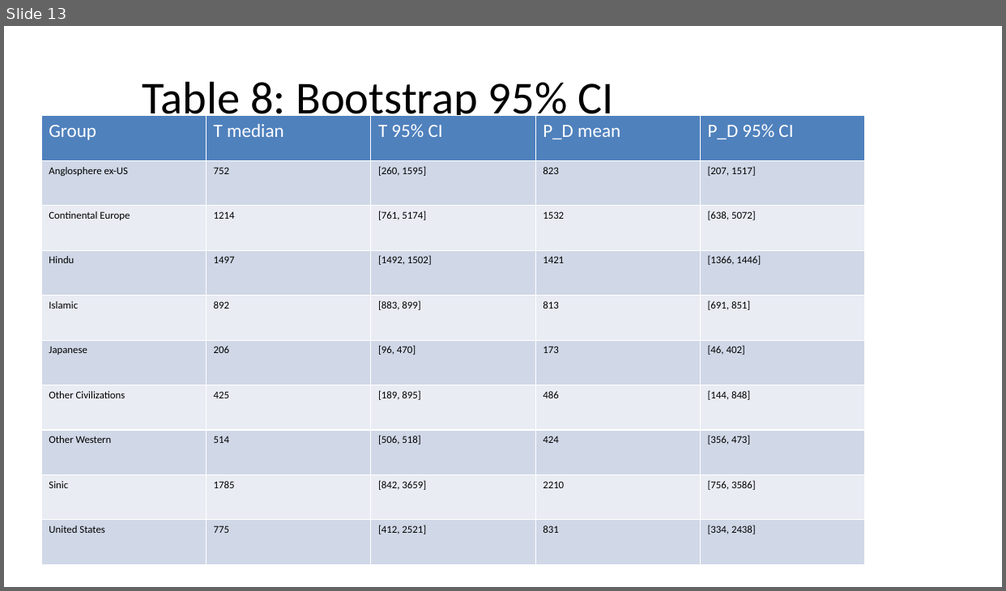
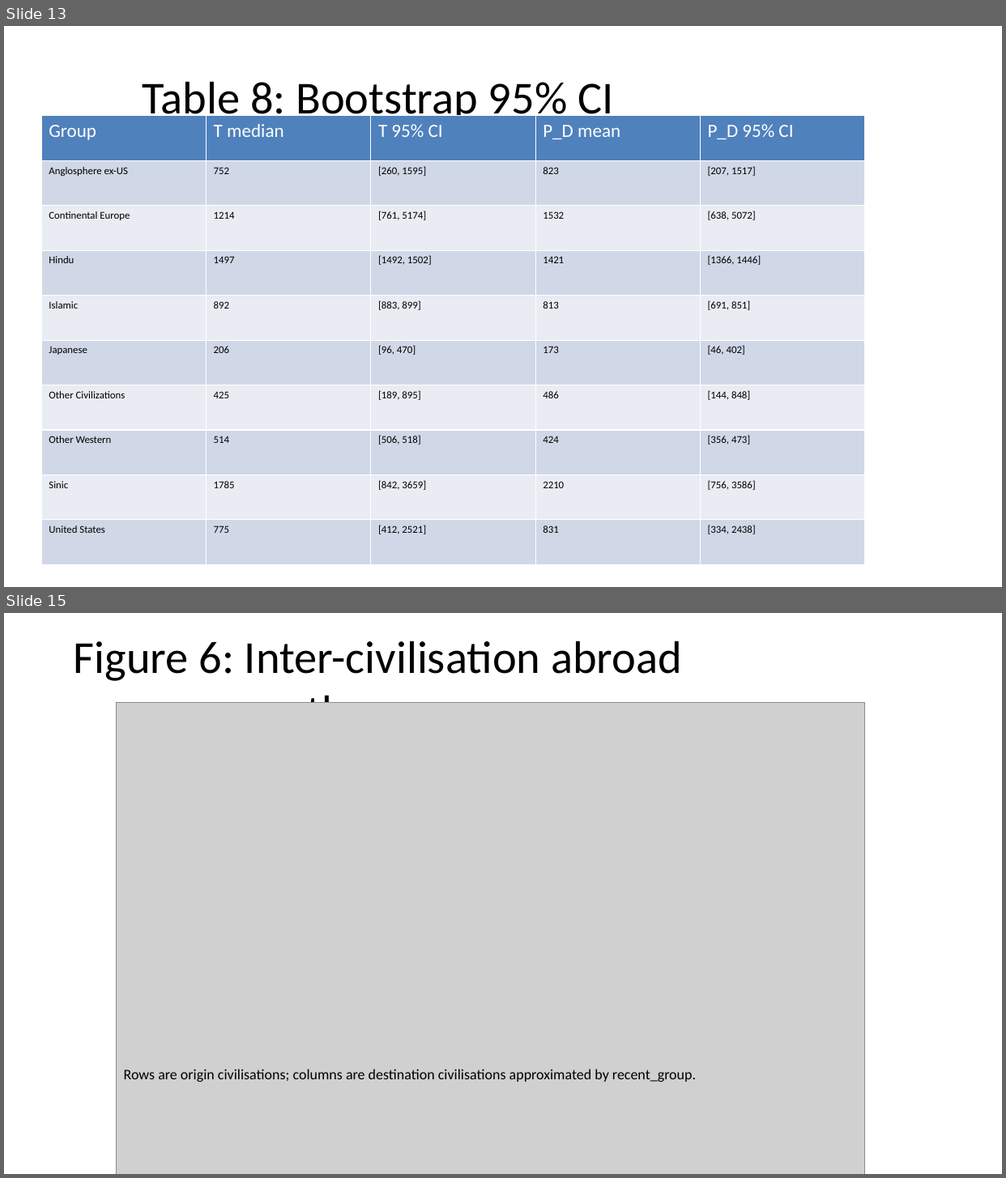
Before and after one commit to bougtoir/heat-accidents-mortality, a slide deck: researcher_mobility_ode/docs/manuscript_full_article_figures.pptx. Shown one above the other, each under a label of ours: slide 13 before the commit, slides 13 and 15 after it; the slides between them are not shown. The pictures are 1006x591 and 1006x1178 pixels, drawn with LibreOffice and Linux fonts; fonts in the diff are those of the drawing; grey boxes stand for pictures. Boxes give left, top, right and bottom in pixels: in the first picture for what was removed or moved away, otherwise in the second. Text is boxed around its words. In the diff, an @@ line names an element or a change of style, - is before the commit and + after.

```diff
--- a/researcher_mobility_ode/docs/manuscript_full_article_figures.pptx
+++ b/researcher_mobility_ode/docs/manuscript_full_article_figures.pptx
@@ slide 15 added at bbox=[4, 613, 1002, 1174], background #FFFFFF @@
@@ title added at bbox=[74, 641, 682, 703], 44 pt, text #000000 @@
+Figure 6: Inter-civilisation abroad author-years
@@ picture added at bbox=[117, 703, 865, 1174] @@
@@ text added at bbox=[124, 1069, 696, 1082], 14 pt, text #000000 @@
+Rows are origin civilisations; columns are destination civilisations approximated by recent_group.
```
Also in this commit, not shown: 6 other slides added, 7 other files.
